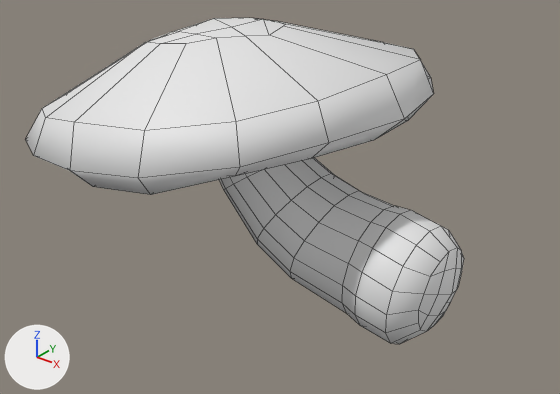
Renders of the FBX model Assets/Scenes/Tree/Shrooms/mushroom3.fbx from each side of a commit.
The view is the same before and after, from a camera (50 mm lens) standing at (1.74, -3.48, 2.68) and looking at (-1.02, -0.03, 0.54). The axes (+X, +Y, +Z) are drawn at lower left. The lights are the same throughout. Mesh edges are drawn as thin lines. Where no turn or scale is listed for an object, it has been applied to the vertices.

In view in the first picture: 'mushroom3'.
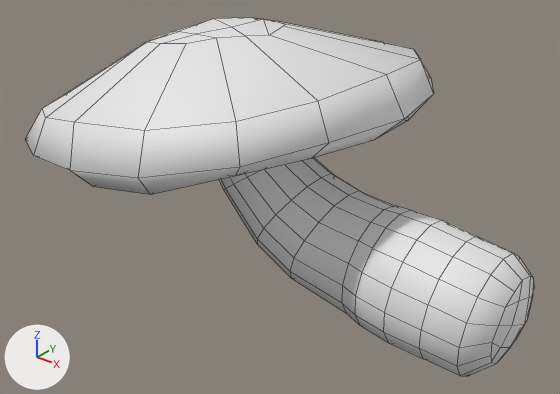
Boxes (x1, y1, x2, y2) around the edits, measured in the pictures (560 x 394 px):
```json
{"object": "mushroom3", "change": "reshaped", "before": [26, 18, 464, 344], "after": [26, 18, 535, 376], "on screen": "16% wider, 10% taller"}
{"part": 1, "of": "me_mushroom3", "change": "built on", "before": [355, 210, 464, 344], "after": [355, 210, 535, 376]}
```

Edits to the scene script, one JSON object a line:
```json
{"block": "me_mushroom3", "where": "# used by ob_mushroom3; location = (0.0, 0.0, 0.0)"}
{"op": "remove", "block": "me_mushroom3", "code": "me_mushroom3.from_pydata(...)  # 226 vertices, 224 faces; spans x -2.74..0.18, y -1.24..1.34, z -0.09..1.6"}
{"op": "add", "block": "me_mushroom3", "code": "me_mushroom3.from_pydata(...)  # 258 vertices, 256 faces; spans x -2.74..0.6, y -1.24..1.34, z -0.12..1.6"}
{"block": "me_mushroom3", "change": "me_mushroom3 part 1"}
{"block": "me_mushroom3", "change": "24 faces are deleted"}
{"block": "me_mushroom3", "change": "5 vertices in x 0.1..0.18, y -0.14..0.2, z 0.04..0.45 move by (0.42, 0.02, -0.03)"}
{"block": "me_mushroom3", "change": "4 vertices in x 0.01..0.03, y -0.02..0.32, z 0.42..0.65 move by (-0.02, 0.04, 0.01)"}
{"block": "me_mushroom3", "change": "3 vertices in x 0.12..0.13, y -0.07..0.27, z 0.1..0.51 move by (0.43, 0.02, -0.03)"}
{"block": "me_mushroom3", "change": "29 vertices move from x -0.03..0.16, y -0.39..0.35, z -0.09..0.62 to x -0.05..0.53, y -0.38..0.39, z -0.11..0.64"}
{"block": "me_mushroom3", "change": "27 vertices are added at x 0.18..0.58, y -0.37..0.34, z -0.12..0.59"}
{"block": "me_mushroom3", "change": "5 new vertices lie (0.22, -0.01, -0.02) away from vertices in x 0.01..0.13, y -0.16..0.32, z 0.27..0.62"}
{"block": "me_mushroom3", "change": "56 new faces join them, mat_filter (white #e7e7e7)"}
```
